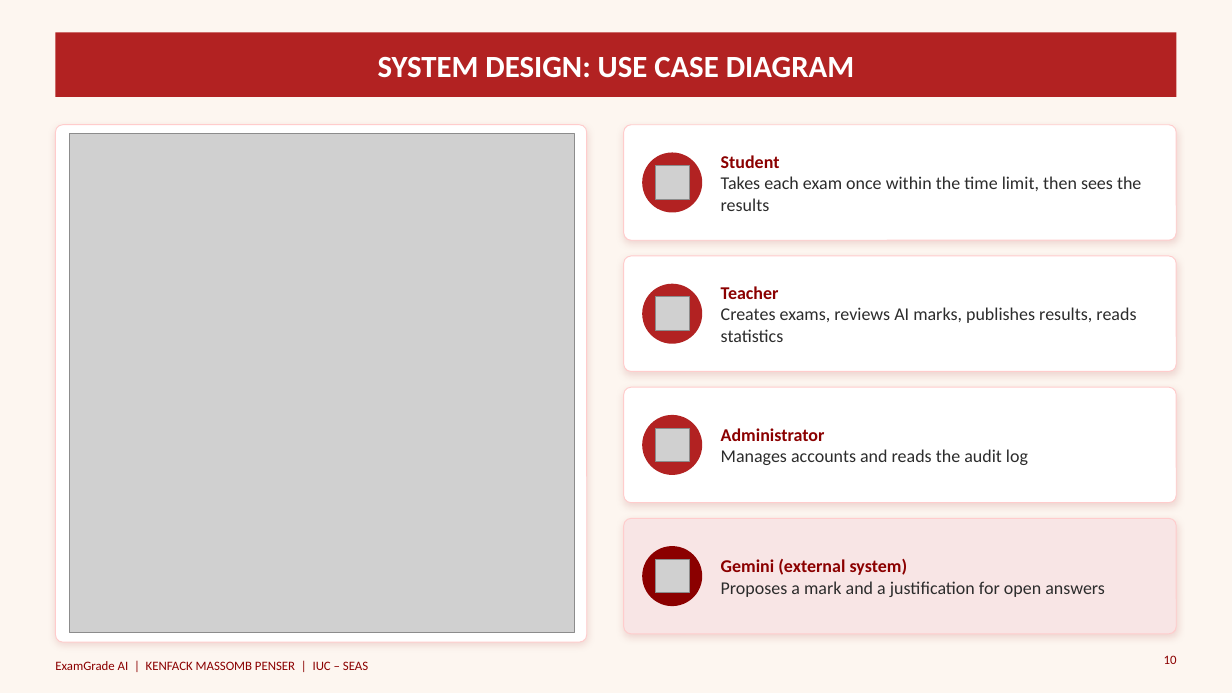
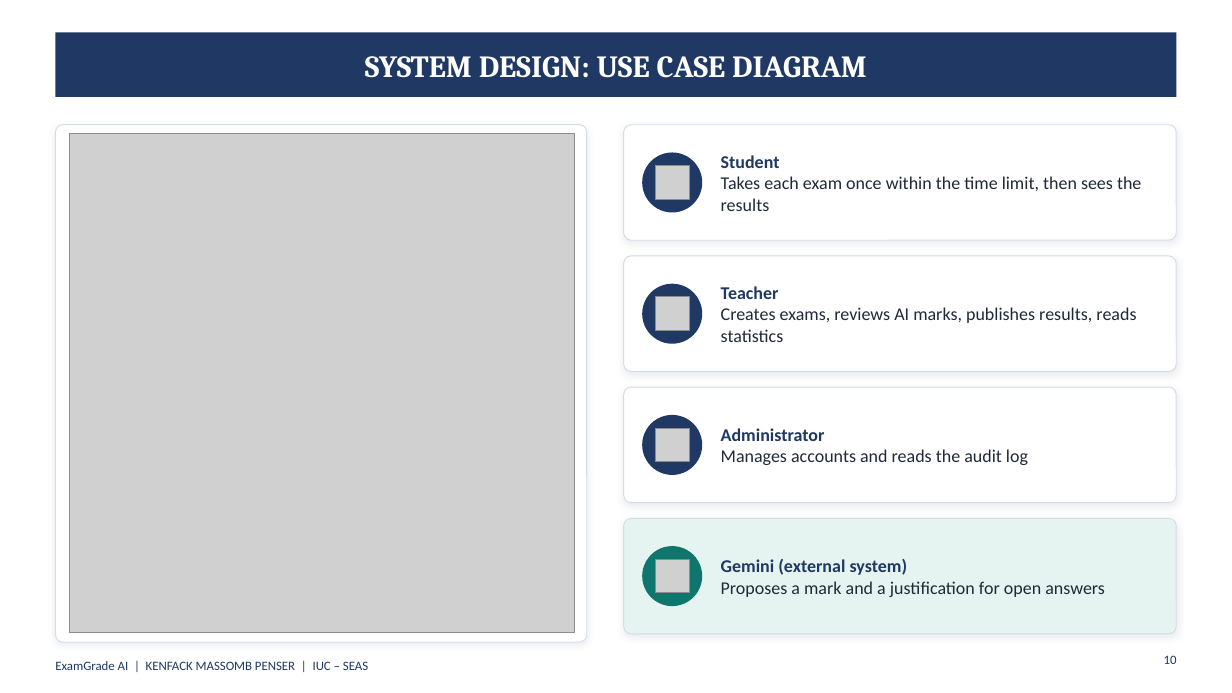
Before and after one commit to penser-kenfack/central, a slide deck: slide 10 of presentations/ExamGrade_AI_Defence_v2.pptx. Drawn at 1232x693 pixels with LibreOffice and Linux fonts; fonts in the diff are those of the drawing; grey boxes stand for pictures. Boxes give left, top, right and bottom in pixels: in the first picture for what was removed or moved away, otherwise in the second. Text is boxed around its words. In the diff, an @@ line names an element or a change of style, - is before the commit and + after.

```diff
--- a/presentations/ExamGrade_AI_Defence_v2.pptx
+++ b/presentations/ExamGrade_AI_Defence_v2.pptx
@@ background #FDF6F0 to #FFFFFF @@
@@ title "SYSTEM DESIGN: USE CASE DIAGRAM" at box(365, 56, 867, 78): font Calibri to Cambria @@
@@ fill #B22222 to #1F3864 in 4 elements at box(642, 152, 702, 213), box(642, 284, 702, 344), box(642, 415, 702, 475), box(55, 32, 1177, 97) @@
@@ outline #FFCCCC 0.75 pt to #D5DCE8 0.75 pt; shadow changed in 4 elements at box(624, 125, 1177, 240), box(624, 256, 1177, 372), box(624, 387, 1177, 503), box(55, 125, 587, 642) @@
@@ text "Student" at box(721, 155, 1141, 211): text colour #8B0000 to #1F3864 in "Student"; text colour #2C2C2C to #1F2937 in "Takes each exam once within the time ..." @@
@@ text "Teacher" at box(721, 286, 1136, 342): text colour #8B0000 to #1F3864 in "Teacher"; text colour #2C2C2C to #1F2937 in "Creates exams, reviews AI marks, publishes results, ..." @@
@@ text "Administrator" at box(721, 428, 1028, 465): text colour #8B0000 to #1F3864 in "Administrator"; text colour #2C2C2C to #1F2937 in "Manages accounts and reads the audit log" @@
@@ rounded rectangle at box(624, 518, 1177, 634): fill #F8E5E5 to #E6F4F1; outline #FFCCCC 0.75 pt to #D5DCE8 0.75 pt; shadow changed @@
@@ text "Gemini (external system)" at box(721, 559, 1105, 597): text colour #8B0000 to #1F3864 in "Gemini (external system)"; text colour #2C2C2C to #1F2937 in "Proposes a mark and a justification for ..." @@
@@ ellipse at box(642, 546, 702, 606): fill #8B0000 to #0F766E @@
@@ text "ExamGrade AI | KENFACK MASSOMB ..." at box(55, 661, 368, 670): text colour #8B0000 to #1F3864 @@
@@ page number at box(1164, 655, 1177, 664): text colour #8B0000 to #1F3864 @@
```
Also in this commit, not shown: 14 other slides changed.
